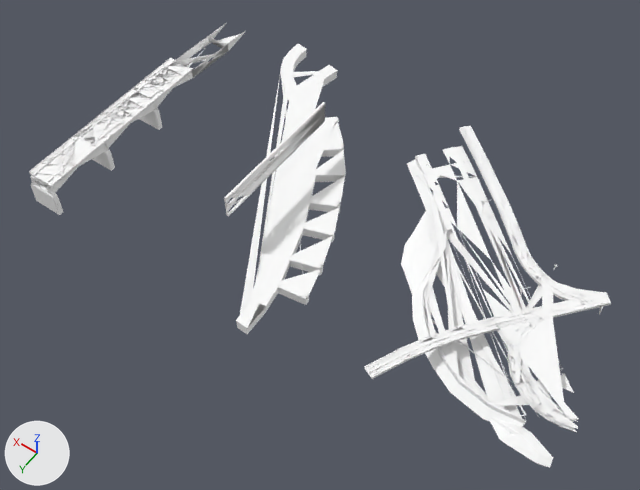
The glTF model models/street_island1_06.glb: old version first, new version second.
One viewpoint serves both versions: a 50 mm lens placed at (-704.0, -200.0, 490.0), pointed at (-476.0, -519.0, -11.0). The axes (+X, +Y, +Z) are drawn at lower left. The lights are the same throughout. The picture after the commit comes second.

Before the edit, the objects in view are built like this:
```python
ob_seg_1042 = bpy.data.objects.new('seg_1042', me_seg_1042)
ob_seg_1042.location = (0.0, 0.0, 0.0)
ob_seg_1497 = bpy.data.objects.new('seg_1497', me_seg_1497)
ob_seg_1497.location = (0.0, 0.0, 0.0)
ob_seg_1498 = bpy.data.objects.new('seg_1498', me_seg_1498)
ob_seg_1498.location = (0.0, 0.0, 0.0)
ob_seg_1501 = bpy.data.objects.new('seg_1501', me_seg_1501)
ob_seg_1501.location = (0.0, 0.0, 0.0)
ob_seg_1506 = bpy.data.objects.new('seg_1506', me_seg_1506)
ob_seg_1506.location = (0.0, 0.0, 0.0)
ob_seg_1508 = bpy.data.objects.new('seg_1508', me_seg_1508)
ob_seg_1508.location = (0.0, 0.0, 0.0)
# also in view: 'seg_1066' at (-590.0, -482.0, 7.0); 'seg_532' at (-281.0, -439.0, -11.0); 'seg_686' at (-418.0, -555.0, -7.0); 'seg_533' at (-281.0, -573.0, -9.0); 'seg_690' at (-582.0, -559.0, -4.0)
```
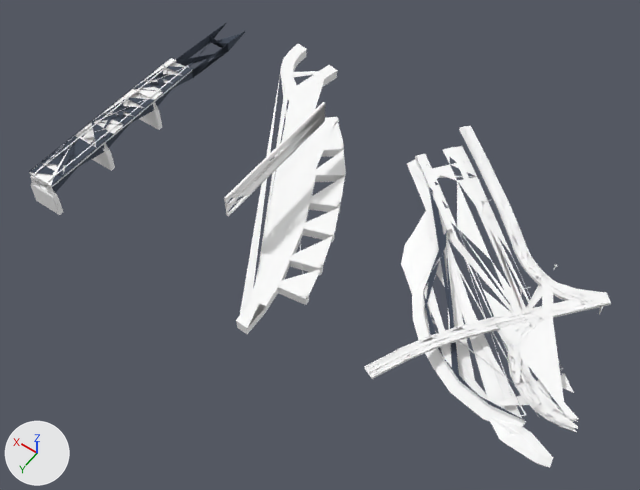
Location of each change, [x1, y1, x2, y2] in pixels of the pictures (640 x 490 px):
'seg_1508', recoloured (white to greyish blue): [29, 88, 155, 185] in both
'seg_1506', recoloured: [419, 164, 525, 421] in both
'seg_1501', recoloured (darker): [155, 23, 245, 107] in both
'seg_1498', recoloured (darker): [133, 58, 193, 100] in both
'seg_1497', recoloured: [32, 104, 154, 193] in both

The change, as a diff of the scene's bpy script:
```diff
--- a/models/street_island1_06.glb.py
+++ b/models/street_island1_06.glb.py
@@ mat_dark @@
+mat_dark = principled_material('__dark')
+mat_dark.base_color = (0.055, 0.07, 0.1)  # greyish blue #424b59
+mat_dark.roughness = 1.0
@@ me_seg_1497 @@
 me_seg_1497.from_pydata(...)  # 26 vertices, 22 faces; spans x -291.1..-271.1, y -550.7..-439.1, z -5.3..3.3
-me_seg_1497.materials.append(mat_gc_z1_props_street_alpha_bakegroup_island1_roads0_2x)  # white #ffffff
+me_seg_1497.materials.append(mat_dark)  # greyish blue #424b59
@@ me_seg_1498 @@
 me_seg_1498.from_pydata(...)  # 20 vertices, 30 faces; spans x -292.9..-269.2, y -597.1..-550.7, z 5.8..6.7
-me_seg_1498.materials.append(mat_gc_z1_props_street_alpha_bakegroup_island1_roads0_2x)  # white #ffffff
+me_seg_1498.materials.append(mat_dark)  # greyish blue #424b59
@@ me_seg_1501 @@
 me_seg_1501.from_pydata(...)  # 28 vertices, 32 faces; spans x -291.1..-271.1, y -666.8..-550.7, z -8.1..3.2
-me_seg_1501.materials.append(mat_gc_z1_props_street_alpha_bakegroup_island1_roads0_2x)  # white #ffffff
+me_seg_1501.materials.append(mat_dark)  # greyish blue #424b59
@@ me_seg_1506 @@
 me_seg_1506.from_pydata(...)  # 34 vertices, 59 faces; spans x -662.0..-491.0, y -624.0..-471.0, z 0.0..1.0
-me_seg_1506.materials.append(mat_gc_z1_props_street_alpha_bakegroup_island1_roads0_2x)  # white #ffffff
+me_seg_1506.materials.append(mat_dark)  # greyish blue #424b59
@@ me_seg_1508 @@
 me_seg_1508.from_pydata(...)  # 40 vertices, 70 faces; spans x -292.9..-269.2, y -550.7..-439.1, z 5.8..6.7
-me_seg_1508.materials.append(mat_gc_z1_props_street_alpha_bakegroup_island1_roads0_2x)  # white #ffffff
+me_seg_1508.materials.append(mat_dark)  # greyish blue #424b59
```
